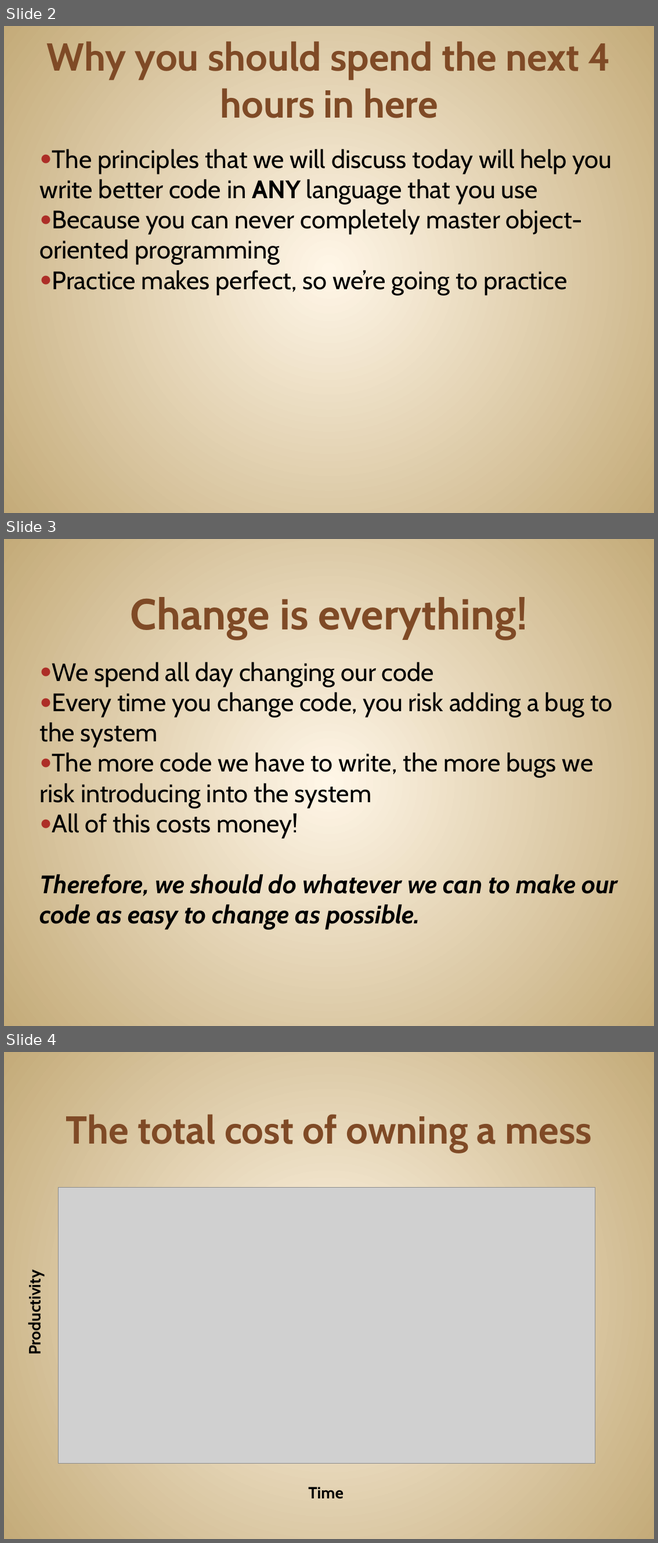
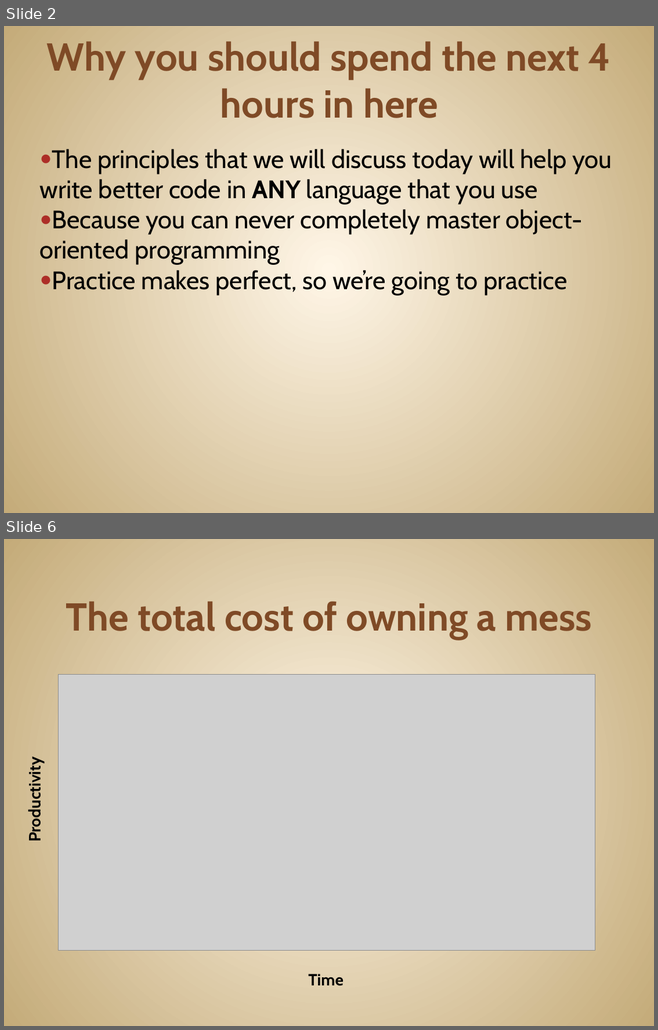
Before and after one commit to JonKruger/oop-solid-sample, a slide deck: slides/OOP-SOLID-CodeMash.pptx. Shown one above the other, each under a label of ours: slides 2, 3 and 4 before the commit, slides 2 and 6 after it; the slides between them are not shown. The pictures are 658x1543 and 658x1030 pixels, drawn with LibreOffice and Linux fonts; fonts in the diff are those of the drawing; grey boxes stand for pictures. Boxes give left, top, right and bottom in pixels: in the first picture for what was removed or moved away, otherwise in the second. Text is boxed around its words. In the diff, an @@ line names an element or a change of style, - is before the commit and + after.

```diff
--- a/slides/OOP-SOLID-CodeMash.pptx
+++ b/slides/OOP-SOLID-CodeMash.pptx
@@ slide 3 removed at (4,539,654,1026), background gradient #FFF7E8 to #C4AA7A @@
@@ title removed at (130,597,527,639) @@
-Change is everything!
@@ text removed at (40,662,617,929) @@
-● We spend all day changing our code
-● Every time you change code, you risk adding a bug to the system
-● The more code we have to write, the more bugs we risk introducing into the system
-● All of this costs money!
-Therefore, we should do whatever we can to make our code as easy to change as possible.
@@ what was slide 4 is now slide 6 @@
```
Also in this commit, not shown: 12 slides changed, 4 slides added, 3 other slides removed, 4 other files.
